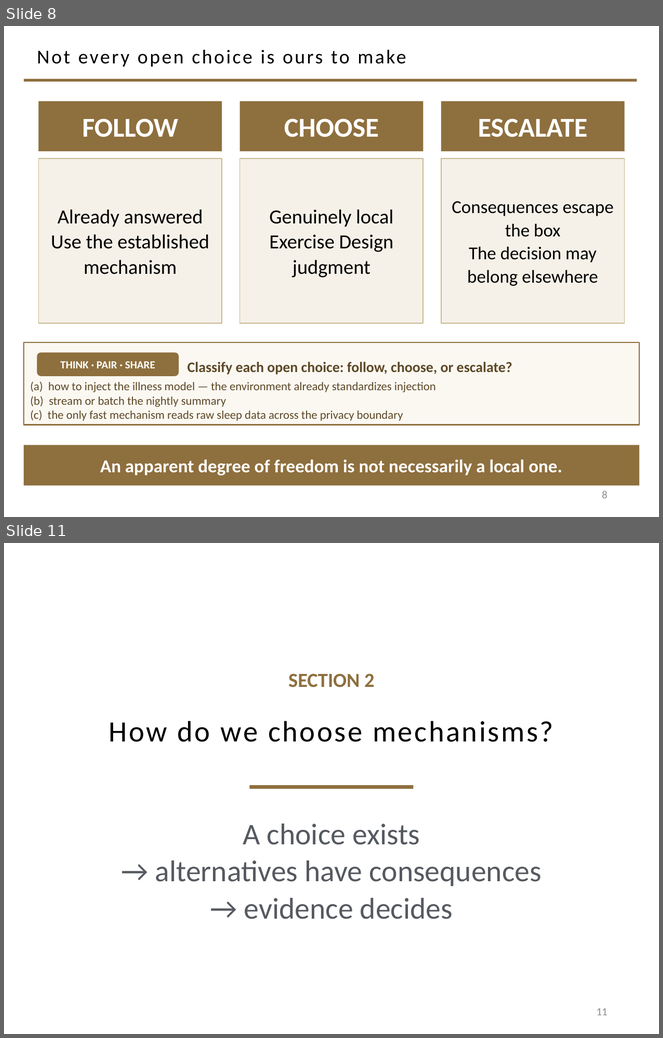
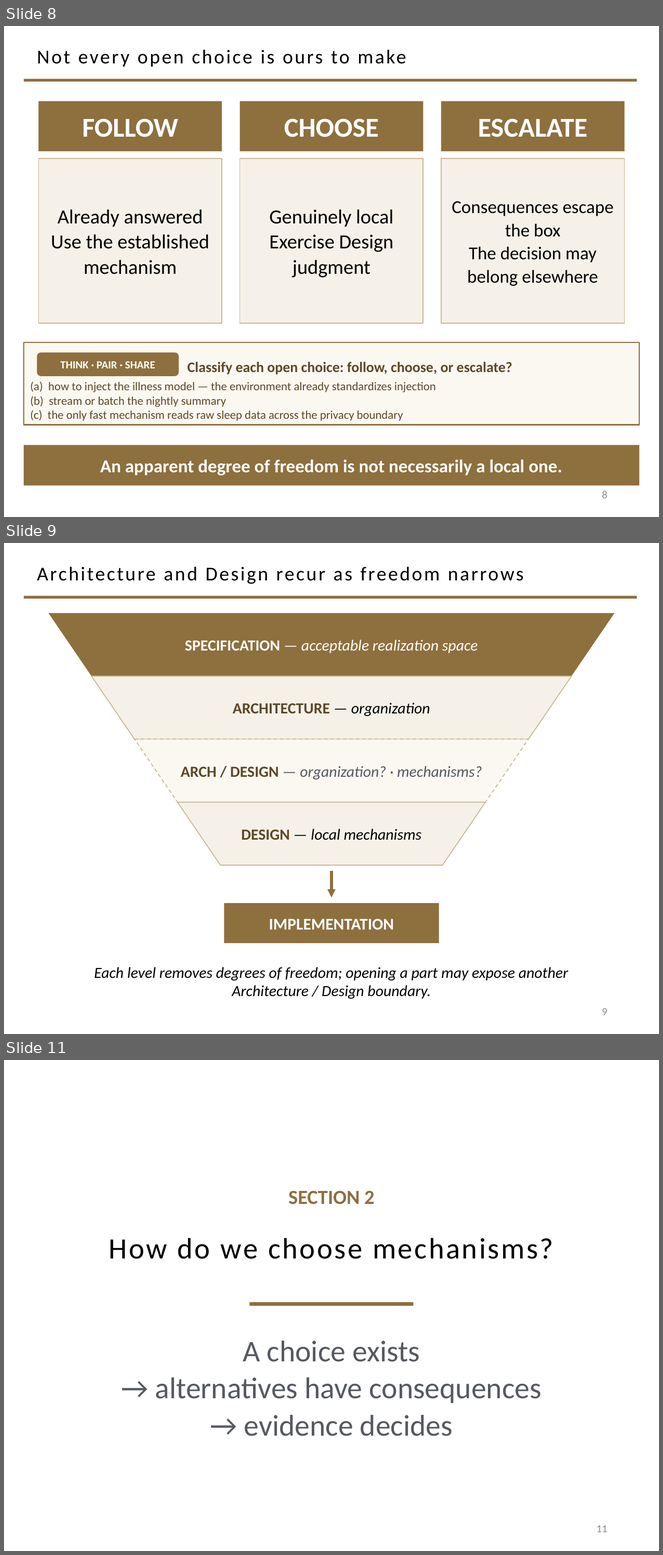
Before and after one commit to davisjam/model-based-agentic-software-engineering, a slide deck: course/lectures/act-1-foundations/07-design/1-7-Design.pptx. Shown one above the other, each under a label of ours: slides 8 and 11 before the commit, slides 8, 9 and 11 after it; the slides between them are not shown. The pictures are 663x1038 and 663x1555 pixels, drawn with LibreOffice and Linux fonts; fonts in the diff are those of the drawing; background and template pictures are left out. Boxes give left, top, right and bottom in pixels: in the first picture for what was removed or moved away, otherwise in the second. Text is boxed around its words. In the diff, an @@ line names an element or a change of style, - is before the commit and + after.

```diff
--- a/course/lectures/act-1-foundations/07-design/1-7-Design.pptx
+++ b/course/lectures/act-1-foundations/07-design/1-7-Design.pptx
@@ slide 9 added at (4, 543, 659, 1034), background #FFFFFF; not listed: 1 template element that a slide beside it also shows @@
@@ title added at (37, 566, 524, 584), 21.6 pt, text #000000 @@
+Architecture and Design recur as freedom narrows
@@ freeform shape added at (49, 613, 614, 676), fill #8E6F3E, 17 pt, text #FFFFFF, italic @@
+SPECIFICATION — acceptable realization space
@@ freeform shape added at (92, 676, 572, 739), fill #F5F1E8, outline #C9B991 1 pt, 17 pt, text #000000, italic @@
+ARCHITECTURE — organization
@@ freeform shape added at (135, 740, 528, 802), fill #FBF8F2, outline #C9B991 1 pt dashed, 17 pt, text #555960, italic @@
+ARCH / DESIGN — organization? · mechanisms?
@@ freeform shape added at (178, 802, 486, 865), fill #F5F1E8, outline #C9B991 1 pt, 17 pt, text #000000, italic @@
+DESIGN — local mechanisms
@@ arrow added from (332, 871) to (332, 898), #8E6F3E 3 pt @@
@@ rectangle added at (224, 903, 439, 943), fill #8E6F3E, 18 pt, text #FFFFFF, bold @@
+IMPLEMENTATION
@@ text added at (94, 967, 569, 999), 17 pt, text #000000, italic @@
+Each level removes degrees of freedom; opening a part may expose another Architecture / Design boundary.
@@ page number added at (602, 1008, 608, 1016), 12 pt, text #8C8C8C @@
+9
```
Also in this commit, not shown: 7 slides changed, 1 other slide added, 3 slides removed.
